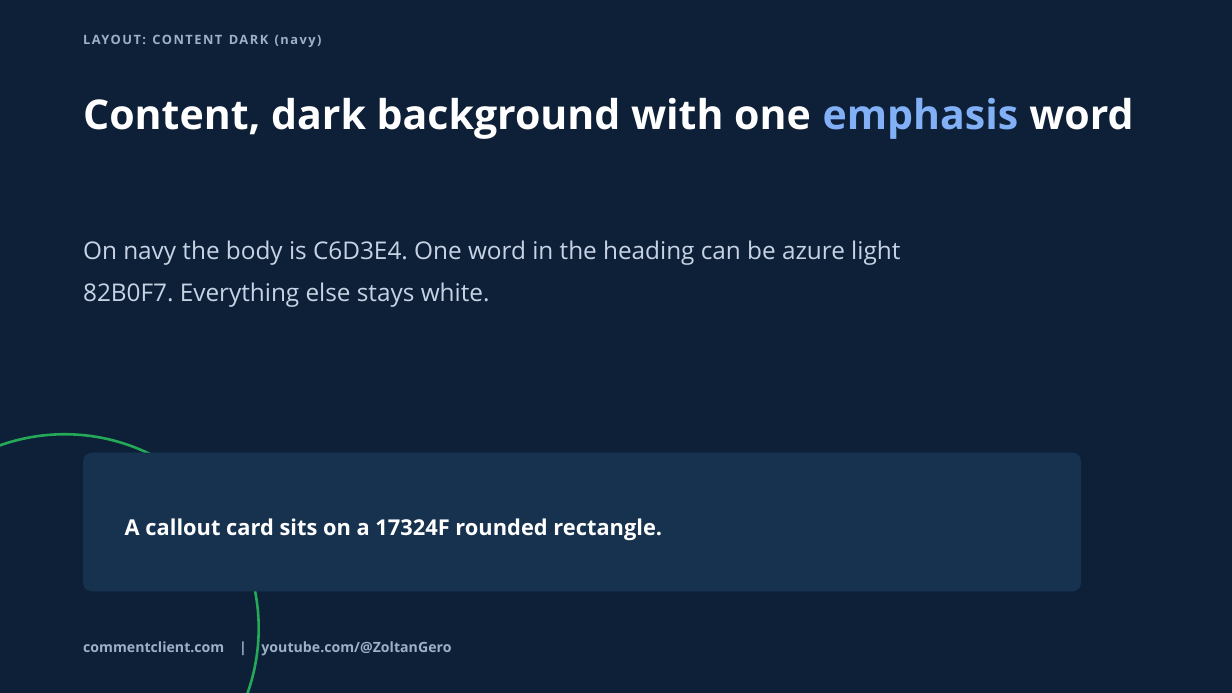
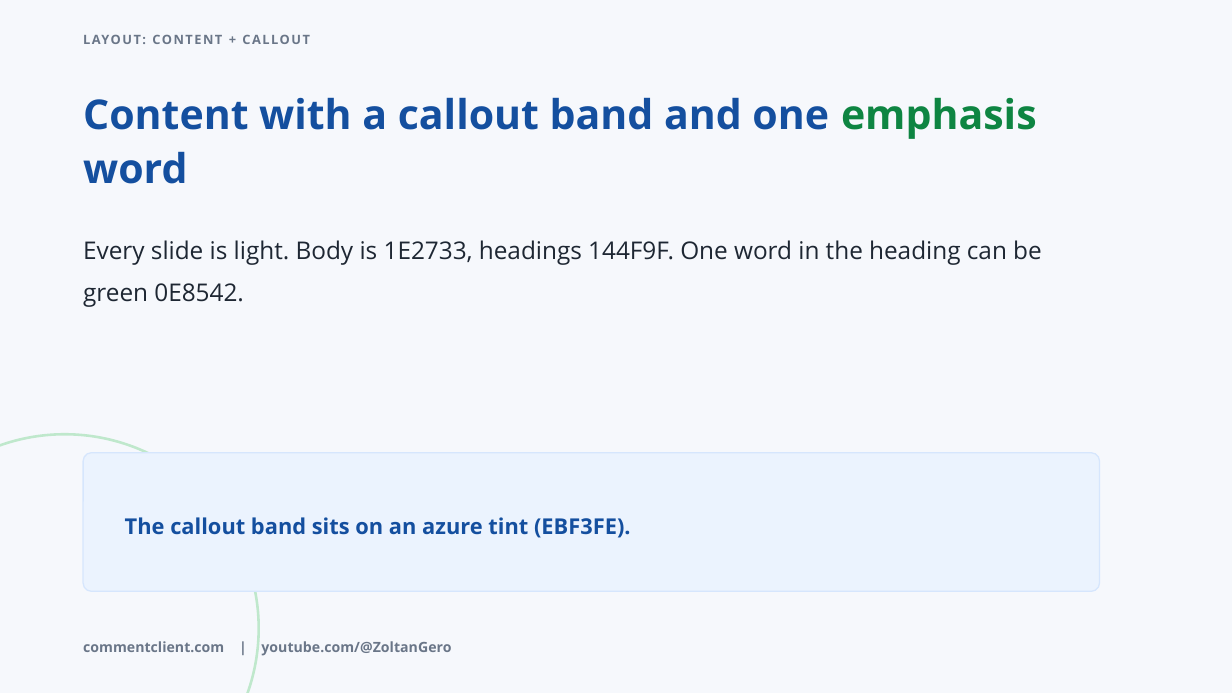
Before and after one commit to YogiZoli/design-system, a slide deck: slide 4 of tools/pptx-template/master.pptx. Drawn at 1232x693 pixels with LibreOffice and Linux fonts; fonts in the diff are those of the drawing. Boxes give left, top, right and bottom in pixels: in the first picture for what was removed or moved away, otherwise in the second. Text is boxed around its words. In the diff, an @@ line names an element or a change of style, - is before the commit and + after.

```diff
--- a/tools/pptx-template/master.pptx
+++ b/tools/pptx-template/master.pptx
@@ background #0E2038 to #F6F8FC @@
@@ text at box(83, 30, 1146, 62): text changed; text colour #9DB0C7 to #6A7688 @@
-LAYOUT: CONTENT DARK (navy)
+LAYOUT: CONTENT + CALLOUT
@@ text at box(83, 97, 1037, 184): text changed; text colour #FFFFFF to #144F9F @@
-Content, dark background with one emphasis word
+Content with a callout band and one emphasis word
@@ text at box(83, 240, 1042, 307): text changed; text colour #C6D3E4 to #1E2733 @@
-On navy the body is C6D3E4. One word in the heading can be azure light 82B0F7. Everything else stays white.
+Every slide is light. Body is 1E2733, headings 144F9F. One word in the heading can be green 0E8542.
@@ ellipse at box(0, 434, 259, 693): outline #24A957 2 pt to #BFE8CC 2 pt @@
@@ rounded rectangle: place and size @@
-rounded rectangle at box(83, 453, 1081, 592)
+rounded rectangle at box(83, 453, 1100, 592)
@@ rounded rectangle at box(83, 453, 1100, 592): fill #17324F to #EBF3FE; outline none to #D6E6FD 1 pt @@
@@ text at box(125, 517, 631, 538): text changed; text colour #FFFFFF to #144F9F @@
-A callout card sits on a 17324F rounded rectangle.
+The callout band sits on an azure tint (EBF3FE).
@@ text "commentclient.com | youtube.com/@ZoltanGero" at box(83, 641, 451, 656): text colour #9DB0C7 to #6A7688 @@
```
Also in this commit, not shown: 3 other slides changed, 6 other files.
